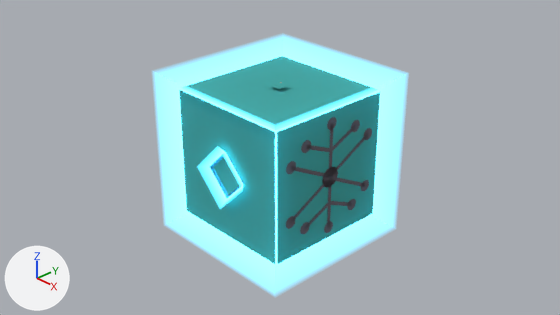
What one commit did to the Blender file box-3.0.blend.
Camera for both pictures: the file's camera 'Camera'. Arrows for +X, +Y and +Z are at lower left; the lights stay in place.

Before the edit, the objects in view are built like this:
```python
me_cube_001 = bpy.data.meshes.new('Cube.001')
me_cube_001.from_pydata(...)  # 24 vertices, 20 faces; spans x -1.0..1.0, y 0.0, z -1.0..1.0
me_cube_001.materials.append(mat_panel)  # cyan #48a5a1
me_cube_005 = bpy.data.meshes.new('Cube.005')
me_cube_005.from_pydata([(0.0, 1.0, 1.0), (0.0, -1.0, 1.0), (0.0, 1.0, -1.0), (0.0, -1.0, -1.0)], [], [(2, 0, 1, 3)])
me_cube_005.materials.append(mat_panel)  # cyan #48a5a1
me_plane_002 = bpy.data.meshes.new('Plane.002')
me_plane_002.from_pydata([(-0.282, 0.0, -0.282), (0.282, 0.0, -0.282), (-0.282, 0.0, 0.282), (0.282, 0.0, 0.282)], [], [(0, 1, 3, 2)])
me_plane_002.materials.append(mat_panel)  # cyan #48a5a1
ob_drip_panel = bpy.data.objects.new('drip-panel', me_cube_005)
ob_drip_panel.location = (1.0, 0.0, 0.0)
ob_drip_panel.scale = (0.972, 0.972, 0.972)
ob_plane_001 = bpy.data.objects.new('Plane.001', me_plane_002)
ob_plane_001.location = (0.0, -0.972, 0.0)
ob_plane_001.rotation_euler = (0.0, 0.785, 0.0)  # degrees (0, 45, 0)
ob_plane_001.scale = (0.787, 0.787, 0.787)
ob_torch_panel = bpy.data.objects.new('torch-panel', me_cube_001)
ob_torch_panel.location = (0.0, -1.0, 0.0)
ob_torch_panel.scale = (0.972, 0.972, 0.972)
# also in view: 'light-leak' at (0.0, 0.0, 0.0); 'top-panel' at (0.0, 0.0, 1.0); 'Plane' at (0.0, -1.07, 0.0)
```
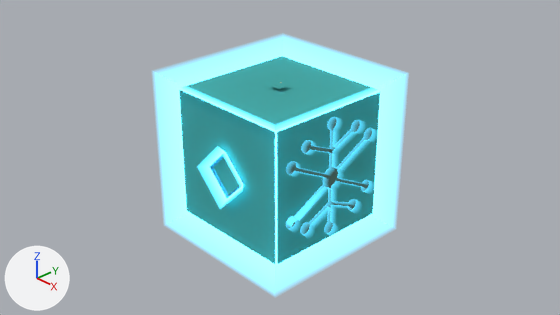
Boxes (x1, y1, x2, y2) around the edits, measured in the pictures (560 x 315 px):
'drip-path-glow', added
    after: (286, 118, 369, 235)

What changed in the scene script:
```text
Add mat_drip_path_glow:
    mat_drip_path_glow = bpy.data.materials.new('drip-path-glow')
    # nodes: BsdfPrincipled, OutputMaterial, VertexColor
    # colours: black #000000, cyan #5ad8ff
Add me_plane_036:
    me_plane_036.from_pydata(...)  # 468 vertices, 312 faces; spans x -0.01..0.1, y -0.76..0.76, z -0.81..0.81
    me_plane_036.materials.append(mat_drip_path_glow)
Add ob_drip_path_glow:
    ob_drip_path_glow = bpy.data.objects.new('drip-path-glow', me_plane_036)
    ob_drip_path_glow.parent = ob_drip_path_bg
    ob_drip_path_glow.matrix_parent_inverse = Matrix(((0.892, 0.0, 0.0, -0.907), (0.0, 0.892, 0.0, 0.0), (0.0, 0.0, 0.892, 0.0), (0.0, 0.0, 0.0, 1.0)))
    ob_drip_path_glow.location = (1.017, 0.0, 0.0)
    ob_drip_path_glow.scale = (1.12, 1.12, 1.12)
```
